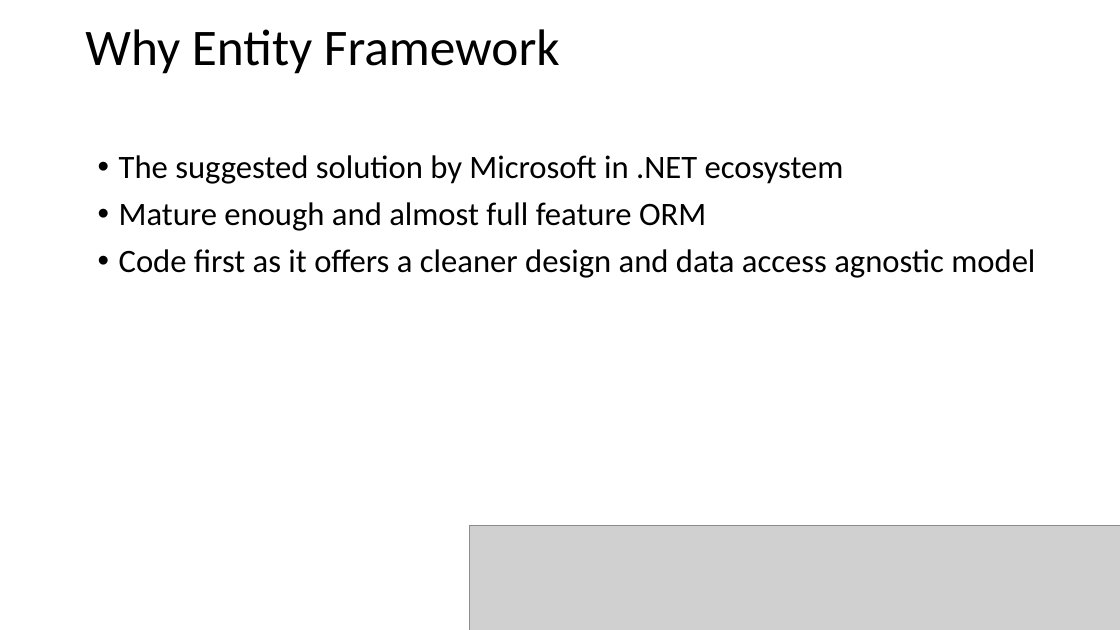
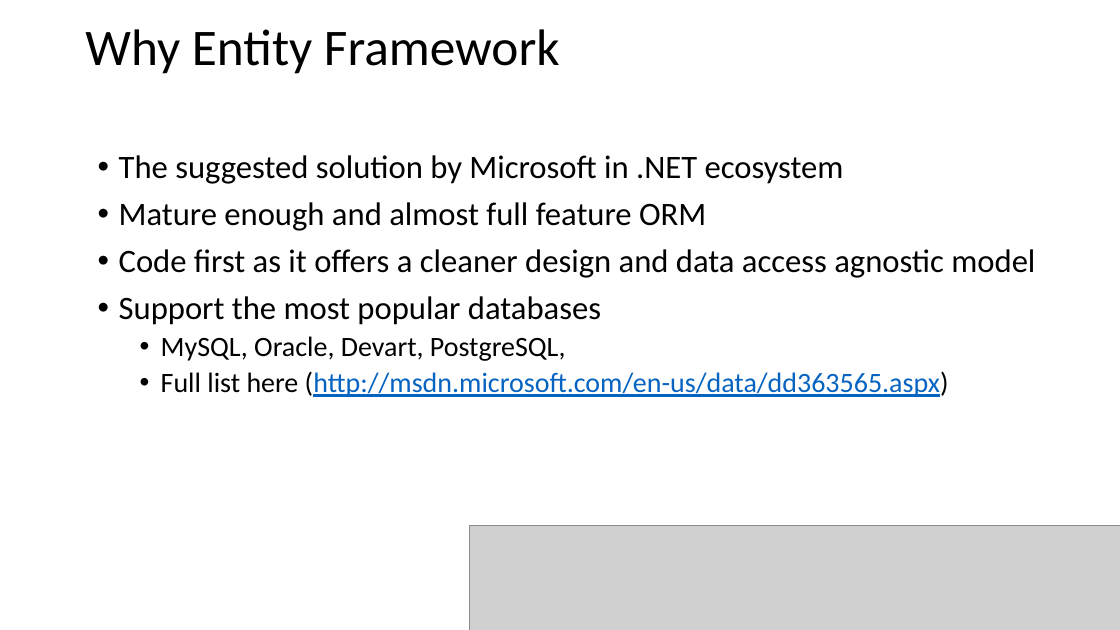
Before and after one commit to ThessalonikiNet-MeetUp/Presentations, a slide deck: slide 6 of MeetUp16-01-2015 Entity Framework/Meetup16-1-2015.pptx. Drawn at 1120x630 pixels with LibreOffice and Linux fonts; fonts in the diff are those of the drawing; grey boxes stand for pictures. Boxes give left, top, right and bottom in pixels: in the first picture for what was removed or moved away, otherwise in the second. Text is boxed around its words. In the diff, an @@ line names an element or a change of style, - is before the commit and + after.

Commit message:
Add the database providers for EF

```diff
--- a/MeetUp16-01-2015 Entity Framework/Meetup16-1-2015.pptx
+++ b/MeetUp16-01-2015 Entity Framework/Meetup16-1-2015.pptx
@@ text at bbox=[119, 296, 949, 397]: paragraphs added @@
+• Support the most popular databases
+  • MySQL, Oracle, Devart, PostgreSQL,
+  • Full list here (http://msdn.microsoft.com/en-us/data/dd363565.aspx)
```
